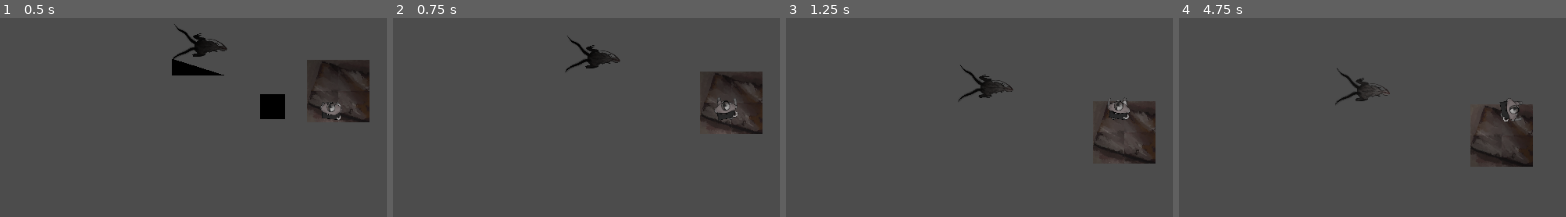
Above: before the commit, frames 1-4 (left to right).
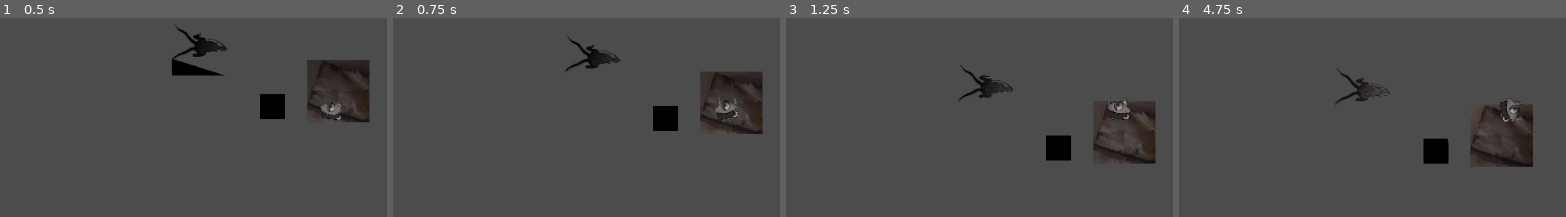
Above: after the commit, the same moments.

Repository: HasanMafatihul/ancient-horror-JAM
Game: Godot game, scene res://main.tscn
Two runs of this game, one before a commit and one after it. Both use one fixed random seed, a clock stepped at 60 frames per second and the inputs below. This scene is started directly instead of the project's main scene. The engine's default icon, where the game draws it, is replaced by a stand-in: a white triangle on a blue panel in a dark square. Sound files missing from this copy of the repository are replaced by a short silence.
Inputs (mouse positions are in pixels of both pictures, inside the frame that each line leads up to):
- Up to frame 1 (0.5 s): no input
- Up to frame 2 (0.75 s): tap Enter (ui_accept) at 0.5 s; move the mouse to (683, 203) at 0.52 s; hold W (up) from 0.53 s (still down); hold Space (interact) from 0.53 s (still down); click (683, 203) at 0.67 s
- Up to frame 3 (1.25 s): keep holding W (up); keep holding Space (interact); tap Enter (ui_accept) at 0.77, 0.8, 1.07 s
- Up to frame 4 (4.75 s): move the mouse to (outside the picture) at 1.27 s; release Space (interact) at 1.28 s; tap Enter (ui_accept) at 1.35, 1.52, 1.82, 2.3, 3.02, 3.32, 4.52 s; tap Space (interact) at 1.55, 2.85, 4.35 s; move the mouse to (1271, 37) at 2.02 s; release W (up) at 2.03 s; hold Space (interact) 2.03-2.78 s; hold A (left) 2.03-3.53 s; move the mouse to (1550, 109) at 2.77 s; click (1550, 109) at 2.92 s; move the mouse to (outside the picture) at 3.52 s; hold S (down) 3.53-4.28 s; hold Enter (ui_accept) 3.53-4.28 s; move the mouse to (outside the picture) at 4.27 s; hold D (right) from 4.28 s (still down)

Frame 1 is identical in both runs. In frame 2, 0.8% of the frame differs, in the area x 67-74%, y 44-57%; in frame 3, 0.8%; in frame 4, 0.9%, in the area x 63-70%, y 60-74%.
Error before the commit: Invalid get index 'alarm' (on base: 'null instance'). (res://source/enemy/monster.gd:37)
Error after the commit: Invalid get index 'alarm' (on base: 'null instance'). (res://source/enemy/monster.gd:41)

Commit message:
Modified doors behaviour. Enemy can interact with door
Signed-off-by: HasanMafatihul <16521045@mahasiswa.itb.ac.id>

Diff:
--- a/assets/tilemap_door.tres
+++ b/assets/tilemap_door.tres
@@ -1,13 +1,10 @@
-[gd_resource type="TileSet" load_steps=5 format=2]
+[gd_resource type="TileSet" load_steps=4 format=2]
 
 [ext_resource path="res://assets/tilemap collision/Door closed.png" type="Texture" id=1]
 [ext_resource path="res://assets/tilemap collision/Door open.png" type="Texture" id=2]
 
 [sub_resource type="ConvexPolygonShape2D" id=1]
 points = PoolVector2Array( 272.118, 0.046936, 320, 0, 320, 320, 270.51, 320 )
-
-[sub_resource type="ConvexPolygonShape2D" id=2]
-points = PoolVector2Array( 0, 270.833, 320, 270, 320, 320, 0, 320 )
 
 [resource]
 0/name = "Door closed.png 0"
@@ -41,14 +38,7 @@
 1/navigation_offset = Vector2( 0, 0 )
 1/shape_offset = Vector2( 0, 0 )
 1/shape_transform = Transform2D( 1, 0, 0, 1, 0, 0 )
-1/shape = SubResource( 2 )
 1/shape_one_way = false
-1/shape_one_way_margin = 1.0
-1/shapes = [ {
-"autotile_coord": Vector2( 0, 0 ),
-"one_way": false,
-"one_way_margin": 1.0,
-"shape": SubResource( 2 ),
-"shape_transform": Transform2D( 1, 0, 0, 1, 0, 0 )
-} ]
+1/shape_one_way_margin = 0.0
+1/shapes = [  ]
 1/z_index = 0
--- a/screens/level_layout.tscn
+++ b/screens/level_layout.tscn
@@ -75,7 +75,7 @@
 tile_set = ExtResource( 2 )
 cell_size = Vector2( 160, 160 )
 format = 1
-tile_data = PoolIntArray( -2228237, -1610612705, 0, -2228236 …(29134 unchanged characters)… 973, 21, 0, 851974, 1610612768, 0, 851976, -1610612715, 0, 851979, 21, 0, 851980 …(1793 unchanged characters)…
+tile_data = PoolIntArray( -2228237, -1610612705, 0, -2228236 …(29134 unchanged characters)… 973, 21, 0, 851974, 1610612768, 0, 851975, -1073741811, 0, 851976, -1610612715, 0, 851979, 21, 0, 851980 …(1793 unchanged characters)…
 
 [node name="Tile Pattern" type="Sprite" parent="."]
 position = Vector2( 1917.45, -4152.86 )
@@ -87,7 +87,7 @@
 cell_custom_transform = Transform2D( 160, 0, 0, 160, 0, 0 )
 show_collision = true
 format = 1
-tile_data = PoolIntArray( -2293755, 0, 0, -2097164, -1610612 …(95 unchanged characters)… , 0, -1572869, 1610612736, 0, -1638393, 536870912, 0, -1179649, 1610612736, 0, -1245181, 0, 0, -1114099, -1610612736, 0, -983023, 1610612736, 0, -655363, 0, 0, -720887, 0, 0, -524295, -1610612736, 0, -589823, -1610612736, 0, -393227, 0, 0, -327666, -1073741824, 0, -327659, 1610612737, 0, -196607, 0, 0, 262153, 1610612736, 0, 262157, 0, 0, 393213, -1610612736, 0, 524277, 0, 0, 786424, 1610612737, 0, 786431, -1073741824, 0, 851969, -1073741823, 0, 983059, 1610612736, 0 )
+tile_data = PoolIntArray( -2293755, 0, 0, -2097164, -1610612 …(95 unchanged characters)… , 0, -1572869, 1610612736, 0, -1638393, 1610612736, 0, -1179649, 1610612736, 0, -1245181, 0, 0, -1114099, -1610612736, 0, -983023, 1610612736, 0, -655363, 0, 0, -720887, 0, 0, -524295, -1610612736, 0, -589823, -1610612736, 0, -393227, 0, 0, -327666, -1073741824, 0, -327659, -1073741824, 0, -196607, 0, 0, 262153, 1610612736, 0, 262157, 0, 0, 393213, -1610612736, 0, 524277, 0, 0, 786424, -1073741824, 0, 786431, -1073741824, 0, 851971, 1610612736, 0, 983059, 1610612736, 0 )
 script = ExtResource( 5 )
 
 [node name="TileMapDivider" type="TileMap" parent="."]
@@ -120,8 +120,9 @@
 speed = 300
 
 [node name="monster" parent="." instance=ExtResource( 6 )]
-position = Vector2( 1224, -2960 )
+position = Vector2( -472, -2944 )
 scale = Vector2( 2, 2 )
 speed = 400.0
 patrol_paths = [ NodePath("../Navigation2D/pat_1/path_1") ]
 main = NodePath("..")
+door_tile = NodePath("../TileMapDoor")
--- a/screens/mapDoor.gd
+++ b/screens/mapDoor.gd
@@ -16,7 +16,7 @@
 		changeDoorState()
 
 func changeDoorState():
-	posTile = world_to_map(get_parent().get_node("player").position)
+	posTile = world_to_map(get_parent().get_node("player").global_position)
 	for i in range(posTile.x - 2 , posTile.x + 2): # -2 ~ +1
 		for j in range(posTile.y - 2 , posTile.y + 2):
 			if(get_cell(i,j) != -1):
@@ -33,6 +33,23 @@
 				if(doorID == 6 and posTile.x-0 <= i and i <= posTile.x+1 and posTile.y-1 <= j and j <= posTile.y-0):
 					changeOneDoorState(Vector2(i,j))
 
+func breakDoor(pos):
+	posTile = world_to_map(pos)
+	for i in range(posTile.x - 2 , posTile.x + 2): # -2 ~ +1
+		for j in range(posTile.y - 2 , posTile.y + 2):
+			if(get_cell(i,j) != -1):
+				xflip = is_cell_x_flipped(i,j)
+				yflip = is_cell_y_flipped(i,j)
+				transpose = is_cell_transposed(i,j)
+				doorID = 4 * xflip + 2 * yflip + transpose # bitmask
+				if(doorID == 0 and posTile.x-2 <= i and i <= posTile.x-1 and posTile.y-1 <= j and j <= posTile.y-0):
+					changeOneDoorState(Vector2(i,j))
+				if(doorID == 3 and posTile.x-1 <= i and i <= posTile.x-0 and posTile.y-0 <= j and j <= posTile.y+1):
+					changeOneDoorState(Vector2(i,j))
+				if(doorID == 5 and posTile.x-1 <= i and i <= posTile.x-0 and posTile.y-2 <= j and j <= posTile.y-1):
+					changeOneDoorState(Vector2(i,j))
+				if(doorID == 6 and posTile.x-0 <= i and i <= posTile.x+1 and posTile.y-1 <= j and j <= posTile.y-0):
+					changeOneDoorState(Vector2(i,j))
 
 func changeOneDoorState(pos):
 	set_cell(pos.x , pos.y, 1 - get_cell(pos.x , pos.y),
--- a/source/enemy/monster.gd
+++ b/source/enemy/monster.gd
@@ -3,6 +3,7 @@
 export var speed : float = 100.0 # Monster's speed measured by pixel
 export var patrol_paths : Array
 export var main : NodePath
+export var door_tile : NodePath
 
 var rng : RandomNumberGenerator = RandomNumberGenerator.new()
 var counter : float = 0
@@ -14,10 +15,13 @@
 var line : Line2D # Visually showing path
 var state : String = "Idle" # Monster's current state
 var path_fol : PathFollow2D
+var door_counter : float = 5.0 # Door break counter
 
 onready var rayCast2D = $RayCast2D # Monster's vision
 onready var visionCone = $pivot/sprite/Light2D/Area2D
 onready var sprite = $pivot/sprite
+onready var interaction = $interaction
+onready var door_tilemap = get_node(door_tile)
 
 func _ready():
 	rng.randomize()
@@ -58,7 +62,6 @@
 			path = nav_2d.get_simple_path(global_position, path_fol.global_position, false)
 			if global_position.distance_to(path_fol.global_position) < 10:
 				state = "Patrol"
-			print(path_fol.global_position)
 			# Animation
 			sprite.animation = "walk"
 		"Patrol":
@@ -92,10 +95,21 @@
 
 	#line.points = path		# Path vizualisation
 
+	# Break door
+	var interact = interaction.get_overlapping_bodies()
+	for i in interact:
+		if i == door_tilemap:
+			door_counter -= delta
+			if door_counter <= 0.0:
+				door_counter = 0
+				door_tilemap.breakDoor(global_position)
+
 	# Move
 	var move_distance = speed * delta
 	move_along_path(move_distance)
 	#move_and_slide(Vector2(0.0, 0.0))
+
+
 
 # Movement code following path
 func move_along_path(distance : float):
@@ -105,7 +119,8 @@
 		if distance <= distance_to_next and distance >= 0.0:
 			position = start_point.linear_interpolate(path[0], distance / distance_to_next)
 			$pivot.rotation = get_angle_to(path[0])
-			#var _collision = move_and_slide(Vector2(0,0))
+			var _collision = move_and_slide(Vector2(0,0))
+
 			break
 		distance -= distance_to_next
 
--- a/source/enemy/monster.tscn
+++ b/source/enemy/monster.tscn
@@ -21,14 +21,17 @@
 }, {
 "frames": [ ExtResource( 6 ), ExtResource( 7 ), ExtResource( 8 ), ExtResource( 4 ) ],
 "loop": true,
-"name": "walk",
-"speed": 7.0
+"name": "walk_slow",
+"speed": 4.0
 }, {
 "frames": [ ExtResource( 6 ), ExtResource( 7 ), ExtResource( 8 ), ExtResource( 4 ) ],
 "loop": true,
-"name": "walk_slow",
-"speed": 4.0
+"name": "walk",
+"speed": 7.0
 } ]
+
+[sub_resource type="RectangleShape2D" id=3]
+extents = Vector2( 56, 48 )
 
 [node name="monster" type="KinematicBody2D"]
 script = ExtResource( 2 )
@@ -66,3 +69,9 @@
 
 [node name="CollisionPolygon2D" type="CollisionPolygon2D" parent="pivot/sprite/Light2D/Area2D"]
 polygon = PoolVector2Array( 84.4445, -84.4445, 0, 0, -84.4445, -84.4445, -48.8889, -115.556, 0, -120, 48.8889, -115.556 )
+
+[node name="interaction" type="Area2D" parent="."]
+
+[node name="CollisionShape2D" type="CollisionShape2D" parent="interaction"]
+position = Vector2( 8, 0 )
+shape = SubResource( 3 )
--- a/source/player/player.gd
+++ b/source/player/player.gd
@@ -39,10 +39,6 @@
 func _physics_process(_delta):
 	velocity = get_input()
 
-	# Open/close door
-	if Input.is_action_just_pressed("ui_accept"):
-		emit_signal("change_door")
-
 	# Animation
 	if velocity == Vector2(0, 0):
 		$sprite.animation = "idle"
Not shown, added: export_presets.cfg
Not shown: 1 places in source/enemy/monster.tscn that only renumber resources
